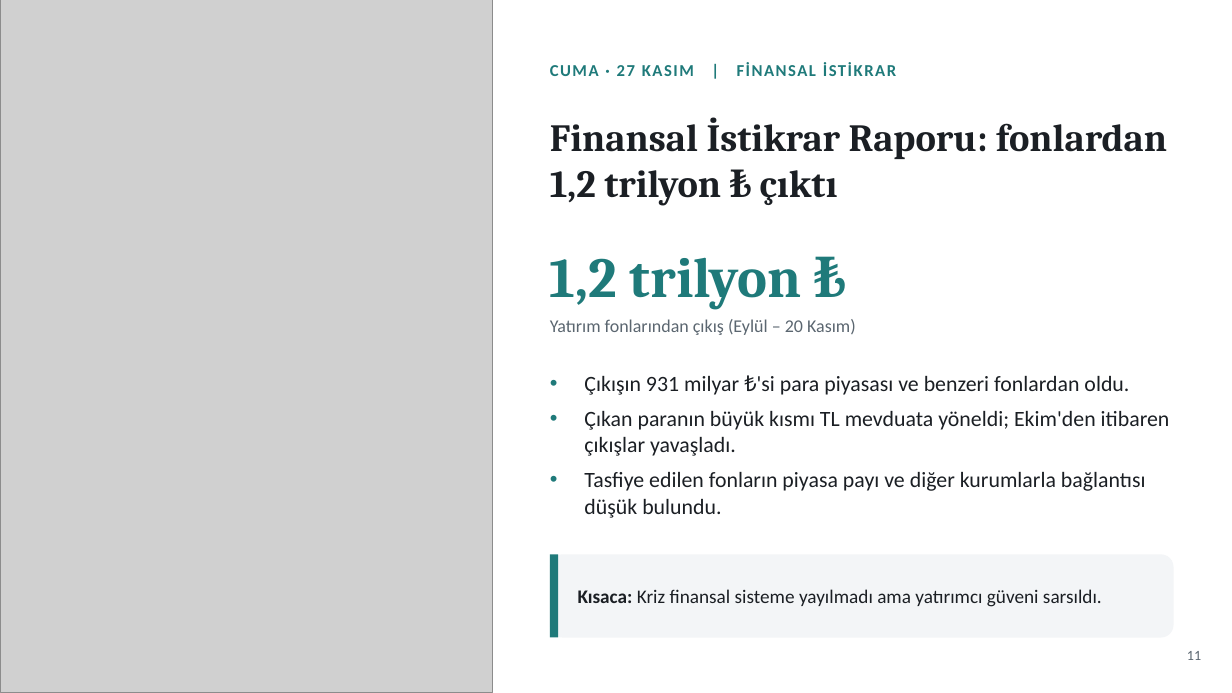
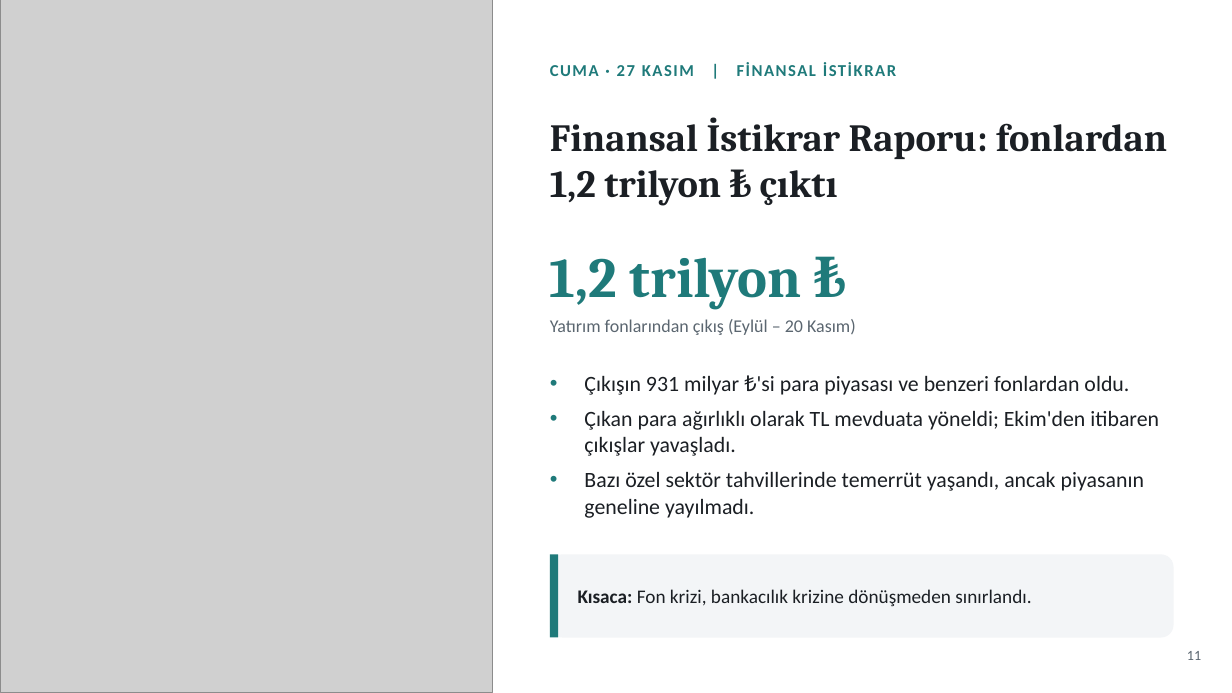
Before and after one commit to likyastudio/ikya-studios-ad, a slide deck: slide 11 of sunum/Haftalik_Ekonomi_Gundemi_Sade.pptx. Drawn at 1232x693 pixels with LibreOffice and Linux fonts; fonts in the diff are those of the drawing; grey boxes stand for pictures. Boxes give left, top, right and bottom in pixels: in the first picture for what was removed or moved away, otherwise in the second. Text is boxed around its words. In the diff, an @@ line names an element or a change of style, - is before the commit and + after.

```diff
--- a/sunum/Haftalik_Ekonomi_Gundemi_Sade.pptx
+++ b/sunum/Haftalik_Ekonomi_Gundemi_Sade.pptx
@@ text at [584,411,1159,518]: text changed @@
-• Çıkan paranın büyük kısmı TL mevduata yöneldi; Ekim'den itibaren çıkışlar yavaşladı.
-• Tasfiye edilen fonların piyasa payı ve diğer kurumlarla bağlantısı düşük bulundu.
+• Çıkan para ağırlıklı olarak TL mevduata yöneldi; Ekim'den itibaren çıkışlar yavaşladı.
+• Bazı özel sektör tahvillerinde temerrüt yaşandı, ancak piyasanın geneline yayılmadı.
@@ text at [578,589,1031,607]: text changed @@
-Kısaca: Kriz finansal sisteme yayılmadı ama yatırımcı güveni sarsıldı.
+Kısaca: Fon krizi, bankacılık krizine dönüşmeden sınırlandı.
```
Also in this commit, not shown: 5 other slides changed.
